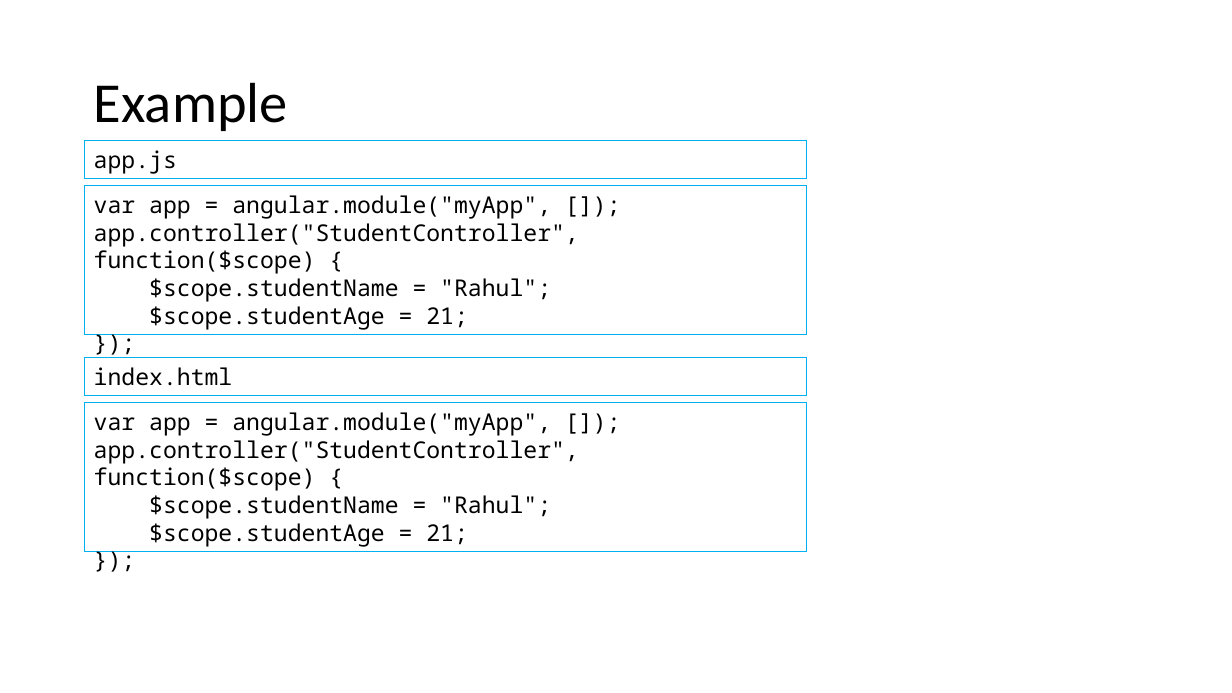
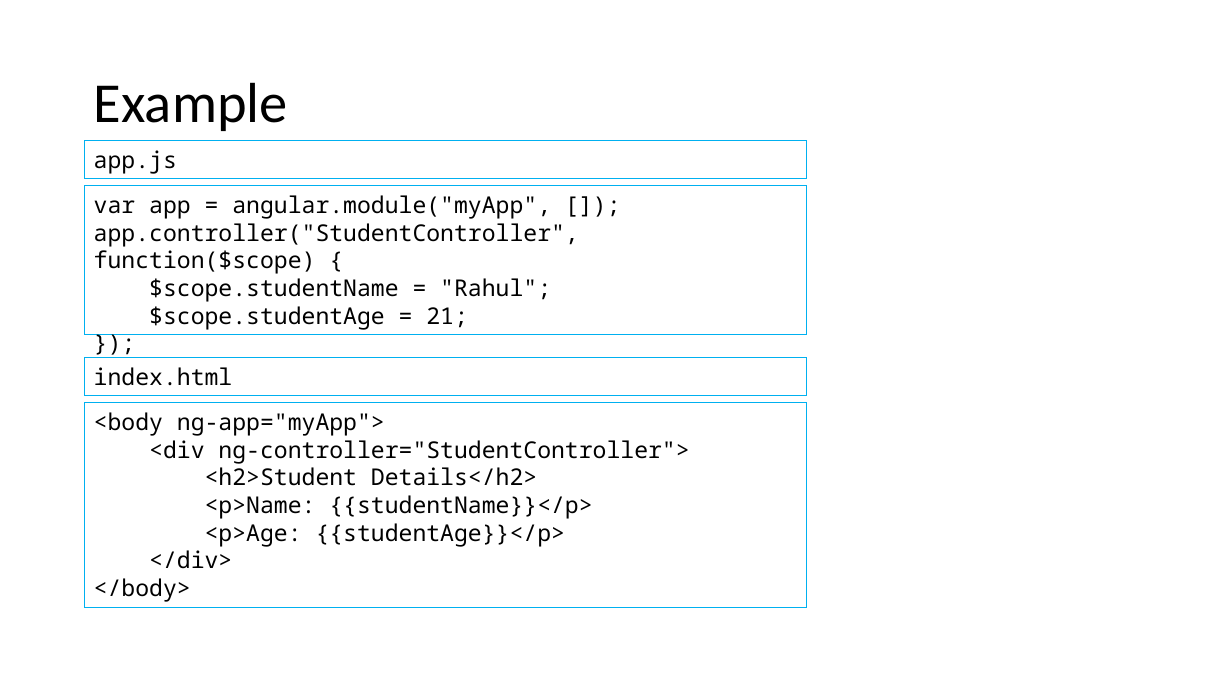
Before and after one commit to vivek-gohil/MIT, a slide deck: slide 41 of Angular JS.pptx. Drawn at 1232x693 pixels with LibreOffice and Linux fonts; fonts in the diff are those of the drawing. Boxes give left, top, right and bottom in pixels: in the first picture for what was removed or moved away, otherwise in the second. Text is boxed around its words. In the diff, an @@ line names an element or a change of style, - is before the commit and + after.

Commit message:
Day 3 PPT

```diff
--- a/Angular JS.pptx
+++ b/Angular JS.pptx
@@ rectangle "<body ng-app="myApp">": place and size @@
-rectangle "<body ng-app="myApp">" at box(85, 403, 807, 553)
+rectangle "<body ng-app="myApp">" at box(85, 403, 807, 608)
@@ text in rectangle at box(94, 412, 689, 602): text changed @@
-var app = angular.module("myApp", []);
-app.controller("StudentController", function($scope) {
-$scope.studentName = "Rahul";
-$scope.studentAge = 21;
-});
+<body ng-app="myApp">
+<div ng-controller="StudentController">
+<h2>Student Details</h2>
+<p>Name: {{studentName}}</p>
+<p>Age: {{studentAge}}</p>
+</div>
+</body>
```
Also in this commit, not shown: 1 other slide changed, 25 slides added.
